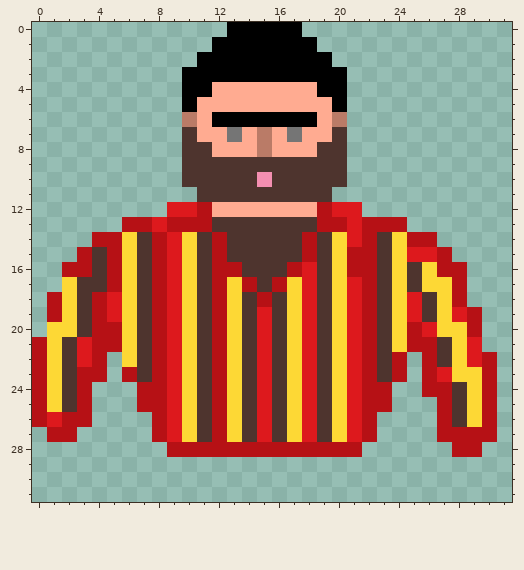
Pixel-art sprite, stored at Assets/Sprites/recoyasli1.png. The picture above was drawn from the file before the commit.
The file is 32x32 pixels. Colours within 5 levels of each other are drawn and written as one.
After the commit:
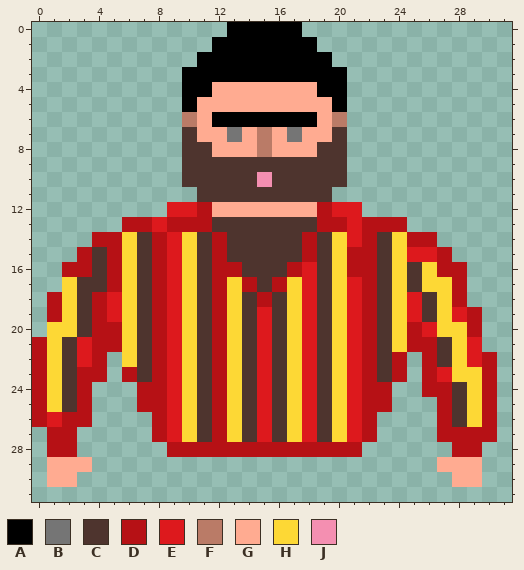
Palette (. is transparent): A #000000  B #757575  C #4e342e  D #b61115  E #dd191d  F #ba7b67  G #ffab91  H #fdd835  J #f48fb1
Commit: reco ama düzgün
The edit:
Colour D is added in row 28 at x 1 to 2.
Colour G is added in row 29 at x 1 to 3 and 27 to 29; in row 30 at x 1 to 2 and 28 to 29.
Changed places in both pictures, as pixel boxes (x1, y1, x2, y2):
added: (47, 442, 92, 487)
added: (437, 457, 482, 487)
